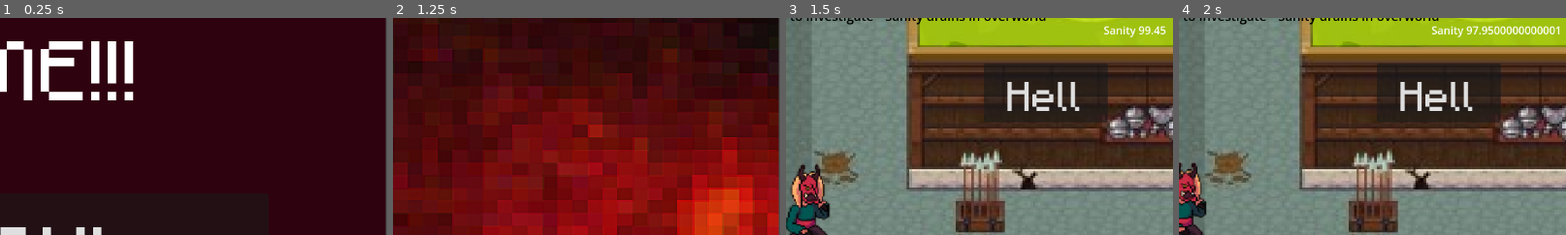
Above: before the commit, frames 1-4 (left to right).
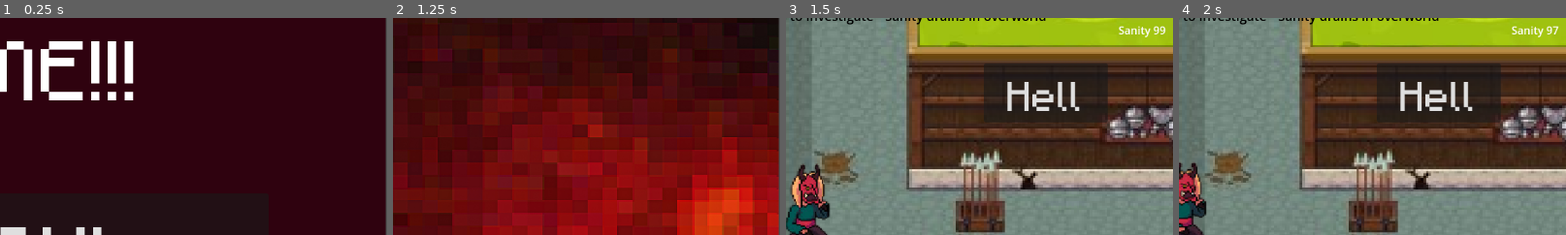
Above: after the commit, the same moments.

Repository: ShauryaVatsal/DaydreamGamejam
Game: Godot game, scene res://scenes/StartMenu.tscn
The game is run twice, just before and just after one commit, with the same random seed, the same clock (stepped at 60 frames per second) and the same inputs.
Inputs:
- Up to frame 1 (0.25 s): no input
- Up to frame 2 (1.25 s): click "PLAY!" at 0.5 s
- Up to frame 3 (1.5 s): click "Real World" at 1.25 s
- Up to frame 4 (2 s): no input
The pictures show only the part of the screen within x 50-100%, y 2-52%; the shares and areas given below are measured in that part.

Frames 1-2 are identical in both runs. In frame 3, 0.4% of the frame differs, in the area x 82-99%, y 3-9%; in frame 4, 0.9%, in the area x 65-99%, y 3-9%.

Commit message:
int snity

Diff:
--- a/scenes/sanity_label.gd
+++ b/scenes/sanity_label.gd
@@ -1,4 +1,4 @@
 extends Label
 
 func _process(delta: float) -> void:
-	text = "Sanity " + str(Globals.get_sanity())
+	text = "Sanity " + str(int(Globals.get_sanity()))
